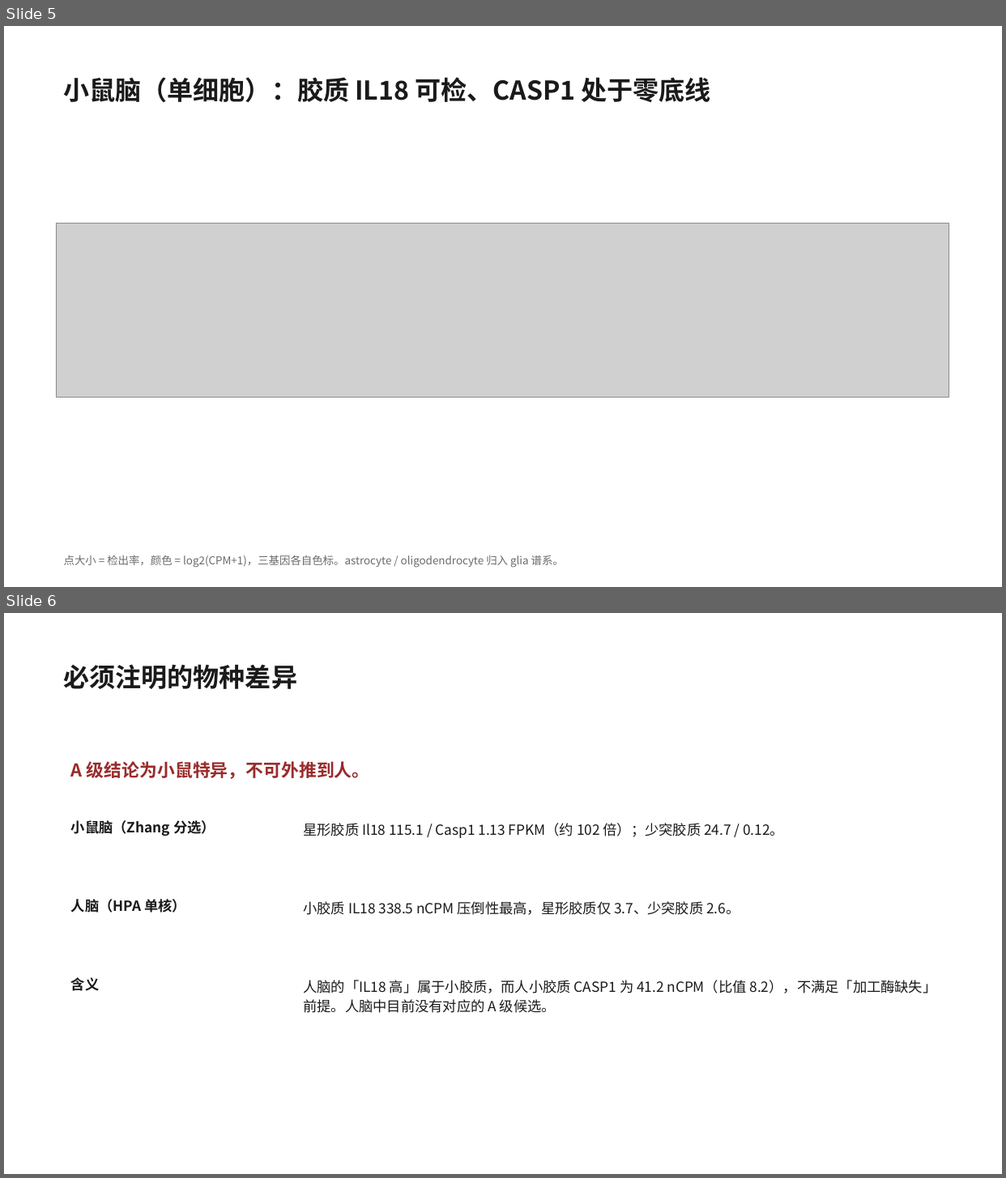
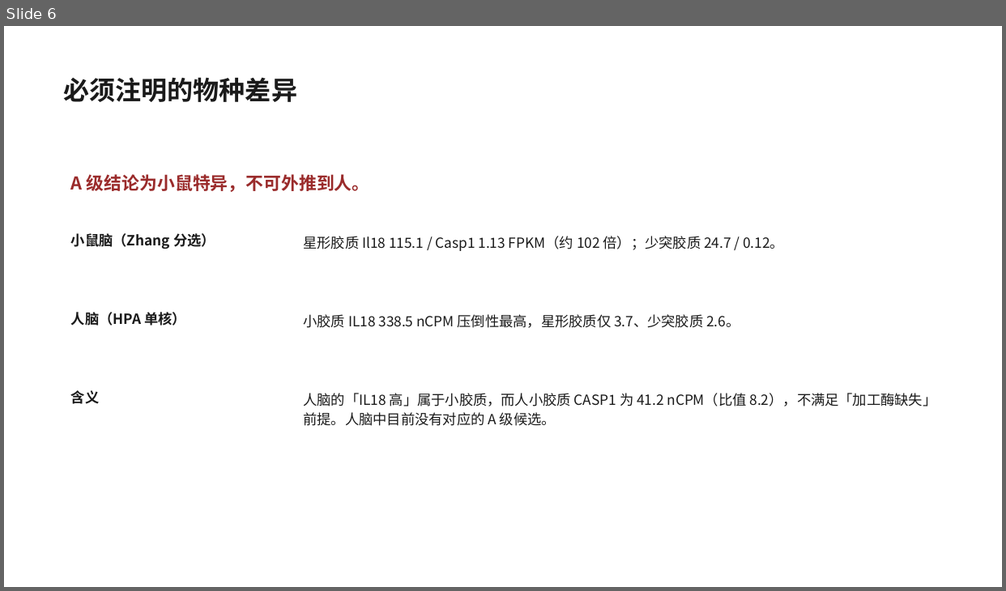
Before and after one commit to 7c96bzczcj-prog/aaa, a slide deck: il18_casp5organ/IL18_CASP_五器官筛选.pptx. Shown one above the other, each under a label of ours: slides 5 and 6 before the commit, slide 6 after it. The pictures are 1006x1178 and 1006x591 pixels, drawn with LibreOffice and Linux fonts; fonts in the diff are those of the drawing; grey boxes stand for pictures. Boxes give left, top, right and bottom in pixels: in the first picture for what was removed or moved away, otherwise in the second. Text is boxed around its words. In the diff, an @@ line names an element or a change of style, - is before the commit and + after.

```diff
--- a/il18_casp5organ/IL18_CASP_五器官筛选.pptx
+++ b/il18_casp5organ/IL18_CASP_五器官筛选.pptx
@@ slide 5 removed at box(4, 26, 1002, 587), background #FFFFFF @@
@@ text removed at box(64, 77, 711, 102) @@
-小鼠脑（单细胞）：胶质 IL18 可检、CASP1 处于零底线
@@ picture removed at box(57, 224, 949, 398) @@
@@ text removed at box(64, 555, 564, 568) @@
-点大小 = 检出率，颜色 = log2(CPM+1)，三基因各自色标。astrocyte / oligodendrocyte 归入 glia 谱系。
```
Also in this commit, not shown: 2 slides changed, 1 slide added, 10 other files.
